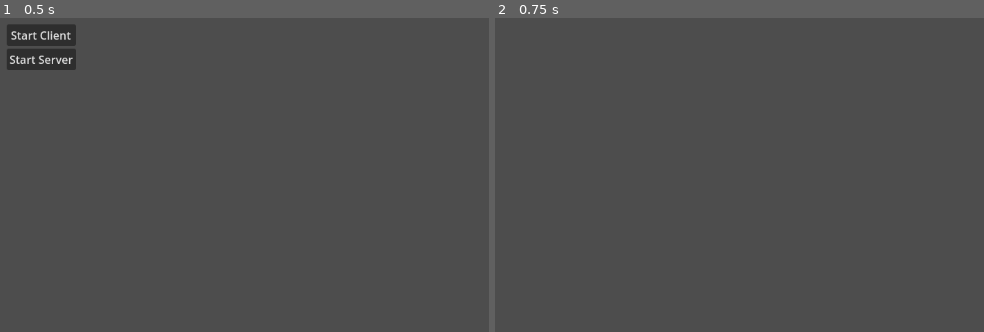
Above: before the commit, frames 1-2 (left to right).
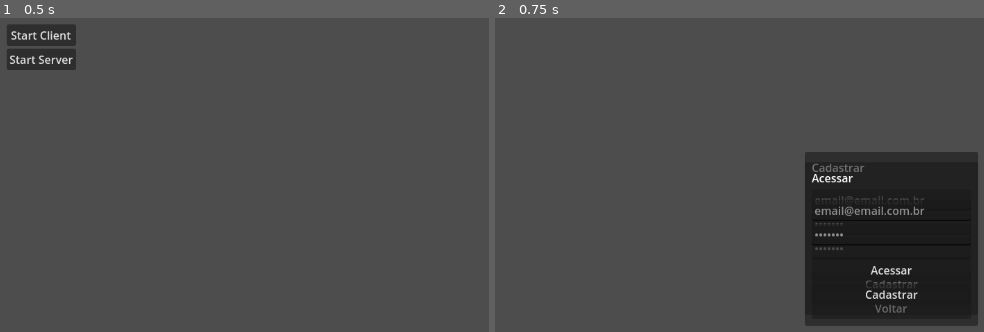
Above: after the commit, the same moments.

Repository: matheusoreis/GodOS
Game: Godot game, scene res://boot.tscn
The game is run twice, just before and just after one commit, with the same random seed, the same clock (stepped at 60 frames per second) and the same inputs.
Inputs:
- Up to frame 1 (0.5 s): no input
- Up to frame 2 (0.75 s): click "Start Client" at 0.5 s

Frame 1 is identical in both runs. In frame 2, 19% of the frame differs, in the area x 63-99%, y 42-99%.

Commit message:
Início do sistema de login

Diff:
--- a/interface/scenes/sign_in/sign_in.gd
+++ b/interface/scenes/sign_in/sign_in.gd
@@ -2,12 +2,13 @@
 extends Interface
 
 
-@onready var close_button: Button = $content/top_bar/margin/close
-@onready var email_line: LineEdit = $content/margin/content/inputs/email
-@onready var password_line: LineEdit = $content/margin/content/inputs/password
-@onready var confirm_button: Button = $content/margin/content/buttons/confirm
-@onready var back_button: Button = $content/margin/content/buttons/back
-
+@export_group("Objects")
+@onready var _client: Client = $"../.."
+@onready var _close_button: Button = $content/top_bar/margin/close
+@onready var _email_line: LineEdit = $content/margin/content/inputs/email
+@onready var _password_line: LineEdit = $content/margin/content/inputs/password
+@onready var _confirm_button: Button = $content/margin/content/buttons/confirm
+@onready var _sign_up_button: Button = $content/margin/content/buttons/sign_up
 
 @export_group("Variables")
 @export var min_password_length: int = 6
@@ -18,43 +19,66 @@
 func _ready() -> void:
 	super()
 
-	confirm_button.pressed.connect(
+	if not _client:
+		return
+
+	_confirm_button.pressed.connect(
 		_on_sign_in_pressed
 	)
 
-	back_button.pressed.connect(
+	_sign_up_button.pressed.connect(
 		_on_sign_up_pressed
 	)
 
-	password_line.text_changed.connect(
+	_password_line.text_changed.connect(
 		func(new_text: String):
-			password_line.add_theme_color_override(
+			_password_line.add_theme_color_override(
 				"font_color", Color.RED if new_text.length() < min_password_length else Color.WHITE
 			)
 	)
 
-	email_line.text_changed.connect(
+	_email_line.text_changed.connect(
 		func(new_text: String):
 			var is_valid = RegEx.create_from_string(email_regex).search(new_text) != null
-			email_line.add_theme_color_override(
+			_email_line.add_theme_color_override(
 				"font_color", Color.RED if not is_valid else Color.WHITE
 			)
 	)
 
+	_client.connected_to_server.connect(
+		func():
+			_confirm_button.disabled = false
+			_sign_up_button.disabled = false
+	)
+
+	_client.connection_failed.connect(
+		func():
+			_confirm_button.disabled = true
+			_sign_up_button.disabled = true
+	)
+
+	_client.server_disconnected.connect(
+		func():
+			_confirm_button.disabled = true
+			_sign_up_button.disabled = true
+	)
+
 
 func _on_sign_in_pressed() -> void:
-	var email_line_text = email_line.text
-	var password_line_text = password_line.text
+	_client.start_client()
 
-	if email_line_text.is_empty() || password_line_text.is_empty():
+	var _email_line_text = _email_line.text
+	var _password_line_text = _password_line.text
+
+	if _email_line_text.is_empty() || _password_line_text.is_empty():
 		print("Por favor, preencha todos os campos.")
 		return
 
-	confirm_button.disabled = true
-	back_button.disabled = true
-	close_button.disabled = true
+	_confirm_button.disabled = true
+	_sign_up_button.disabled = true
+	_close_button.disabled = true
 
-	# Envia os dados
+	_request_login.rpc_id(1, _email_line_text, _password_line_text)
 
 
 func _on_sign_up_pressed() -> void:
@@ -62,10 +86,25 @@
 	WindowManager.show_interface("sign_up")
 
 
-func reset_ui() -> void:
-	close_button.disabled = false
-	confirm_button.disabled = false
-	back_button.disabled = false
+func _reset_ui() -> void:
+	_close_button.disabled = false
+	_confirm_button.disabled = false
+	_sign_up_button.disabled = false
 
-	email_line.clear()
-	password_line.clear()
+	_email_line.clear()
+	_password_line.clear()
+
+
+@rpc("any_peer", "call_remote")
+func _request_login(email: String, password: String, version: Vector3) -> void:
+	pass
+
+
+@rpc("authority", "call_local")
+func _on_login_success(message: String) -> void:
+	pass
+
+
+@rpc("authority", "call_local")
+func _on_login_failed(message: String) -> void:
+	_reset_ui()
--- a/interface/scenes/sign_in/sign_in.tscn
+++ b/interface/scenes/sign_in/sign_in.tscn
@@ -33,7 +33,7 @@
 
 [node name="title" type="Label" parent="content/top_bar/margin"]
 layout_mode = 2
-text = "Cadastrar"
+text = "Acessar"
 
 [node name="close" type="Button" parent="content/top_bar/margin"]
 visible = false
--- a/network/client/client.gd
+++ b/network/client/client.gd
@@ -1,5 +1,10 @@
 class_name Client
 extends Node
+
+
+signal connected_to_server()
+signal connection_failed()
+signal server_disconnected()
 
 
 var _enet: ENetMultiplayerPeer
@@ -40,11 +45,14 @@
 
 func _connected_to_server() -> void:
 	print("Cliente conectado ao servidor!")
+	connected_to_server.emit()
 
 
 func _connection_failed() -> void:
 	print("Falha ao se conectar no servidor!")
+	connection_failed.emit()
 
 
 func _server_disconnected() -> void:
 	print("Falha na conexão com o servidor, servidor fechado!")
+	server_disconnected.emit()
--- a/network/client/client.tscn
+++ b/network/client/client.tscn
@@ -1,6 +1,8 @@
-[gd_scene load_steps=2 format=3 uid="uid://diqjl01dfj113"]
+[gd_scene load_steps=4 format=3 uid="uid://diqjl01dfj113"]
 
 [ext_resource type="Script" uid="uid://d36lv11v4qcuh" path="res://network/client/client.gd" id="1_wupir"]
+[ext_resource type="PackedScene" uid="uid://diwjlpst5v714" path="res://interface/scenes/sign_in/sign_in.tscn" id="2_c0q3y"]
+[ext_resource type="PackedScene" uid="uid://ddno1bfbpvnbh" path="res://interface/scenes/sign_up/sign_up.tscn" id="2_ow04a"]
 
 [node name="Client" type="Control"]
 layout_mode = 3
@@ -15,6 +17,32 @@
 
 [node name="MenuInterface" type="CanvasLayer" parent="."]
 
+[node name="sign_up" parent="MenuInterface" instance=ExtResource("2_ow04a")]
+anchors_preset = 8
+anchor_left = 0.5
+anchor_top = 0.5
+anchor_right = 0.5
+anchor_bottom = 0.5
+offset_left = -125.0
+offset_top = -125.5
+offset_right = 125.0
+offset_bottom = 125.5
+grow_horizontal = 2
+grow_vertical = 2
+
+[node name="sign_in" parent="MenuInterface" instance=ExtResource("2_c0q3y")]
+anchors_preset = 8
+anchor_left = 0.5
+anchor_top = 0.5
+anchor_right = 0.5
+anchor_bottom = 0.5
+offset_left = -125.0
+offset_top = -110.0
+offset_right = 125.0
+offset_bottom = 110.0
+grow_horizontal = 2
+grow_vertical = 2
+
 [node name="GameInterface" type="CanvasLayer" parent="."]
 
 [node name="SharedInterface" type="CanvasLayer" parent="."]
